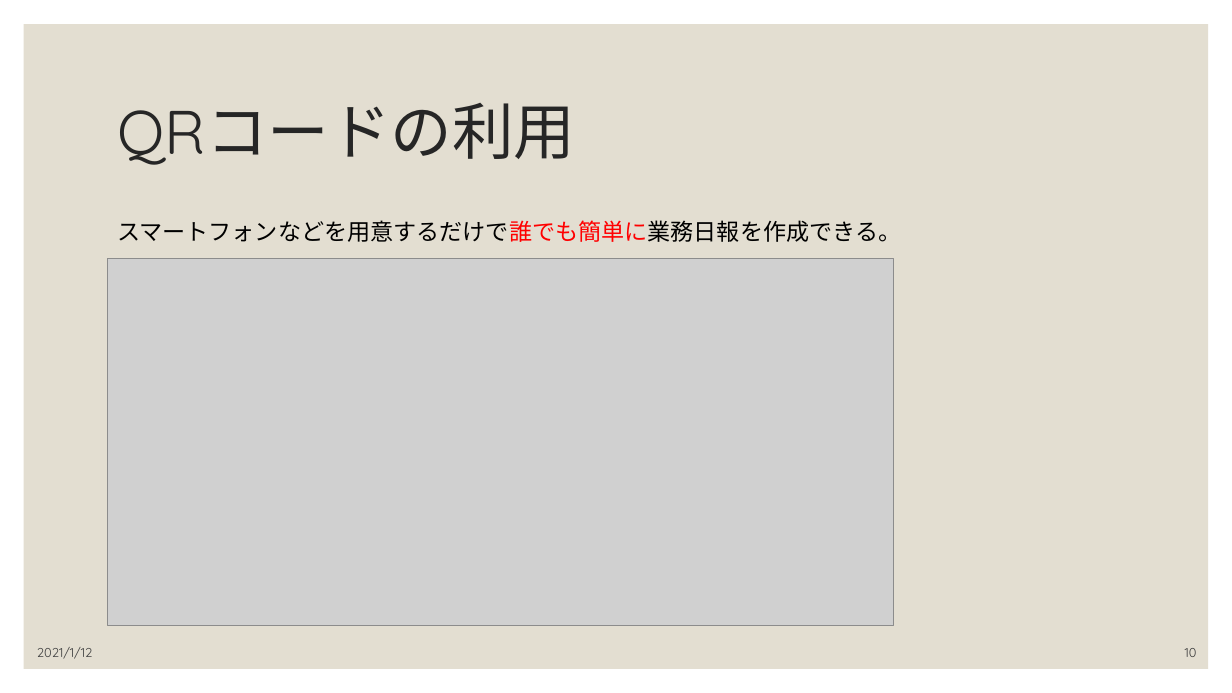
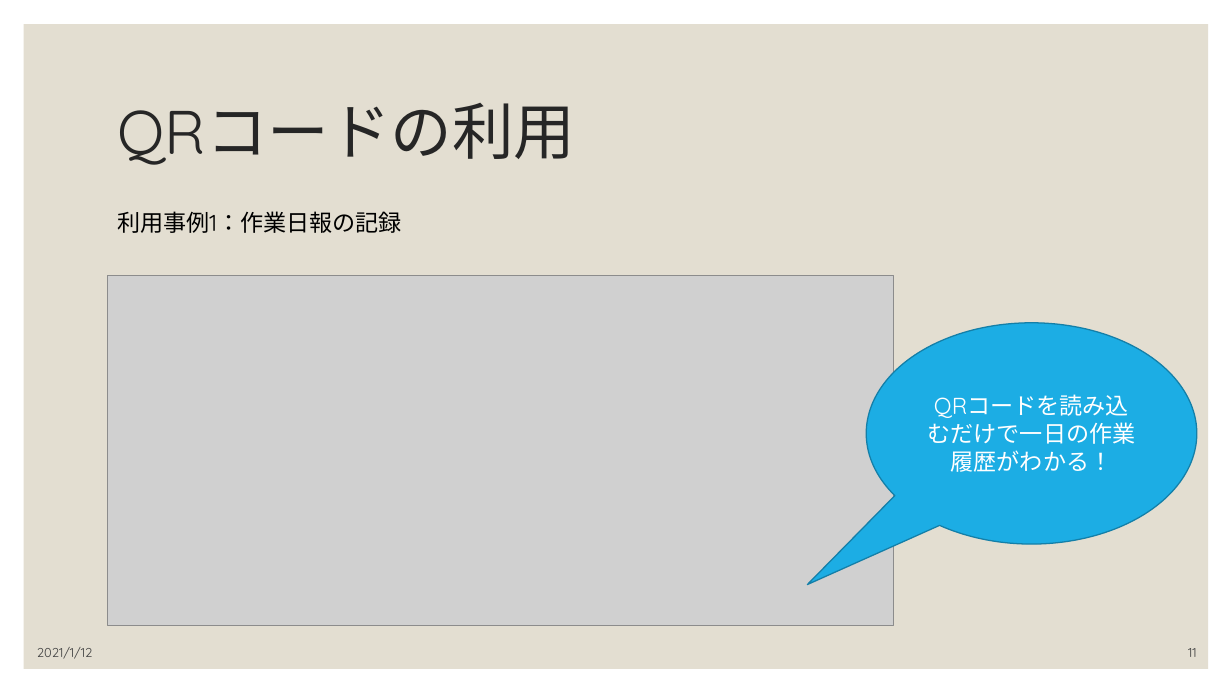
Before and after one commit to karm3104/PolyTech, a slide deck: slide 11 of 事例調査/034780スマート生産チャットボット.pptx (slide 10 before the commit). Drawn at 1232x693 pixels with LibreOffice and Linux fonts; fonts in the diff are those of the drawing; grey boxes stand for pictures. Boxes give left, top, right and bottom in pixels: in the first picture for what was removed or moved away, otherwise in the second. Text is boxed around its words. In the diff, an @@ line names an element or a change of style, - is before the commit and + after.

```diff
--- a/事例調査/034780スマート生産チャットボット.pptx
+++ b/事例調査/034780スマート生産チャットボット.pptx
@@ text at (117,211,402,233): text changed @@
-スマートフォンなどを用意するだけで誰でも簡単に業務日報を作成できる。
+利用事例1：作業日報の記録
@@ picture: place and size @@
-picture at (108,259,895,627)
+picture at (108,275,895,627)
@@ speech bubble added at (867,323,1198,543), fill #1CADE4, outline #1580A9 1 pt, 18 pt, text #FFFFFF @@
+QRコードを読み込むだけで一日の作業履歴がわかる！
@@ page number at (1188,648,1197,657): text changed @@
-10
+11
```
Also in this commit, not shown: 3 other slides changed, 2 slides added, 4 slides removed, 4 other files.
